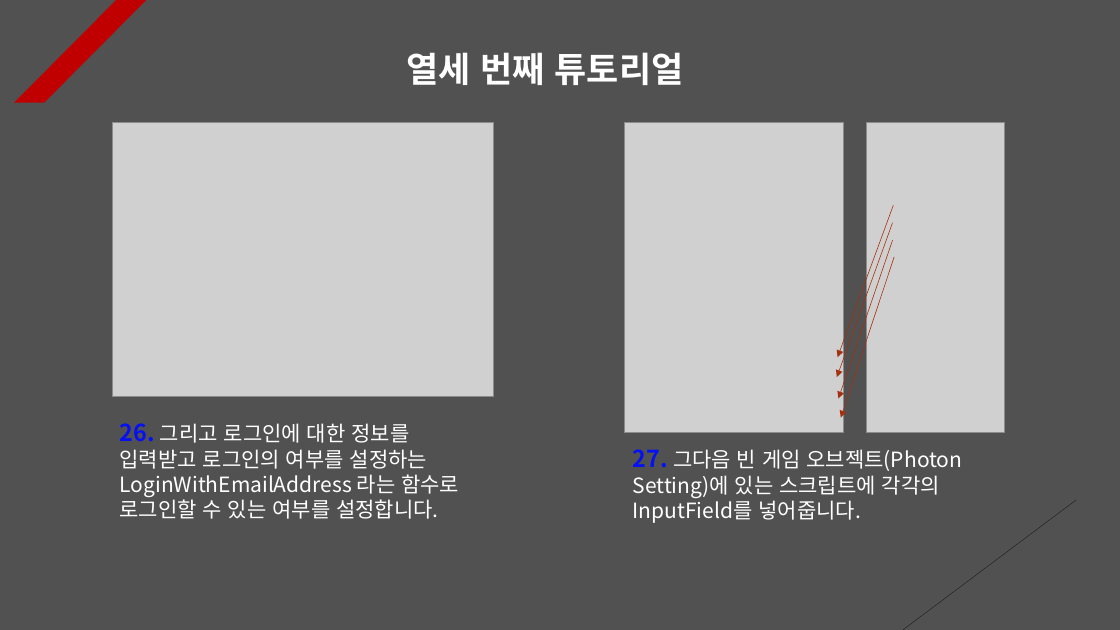
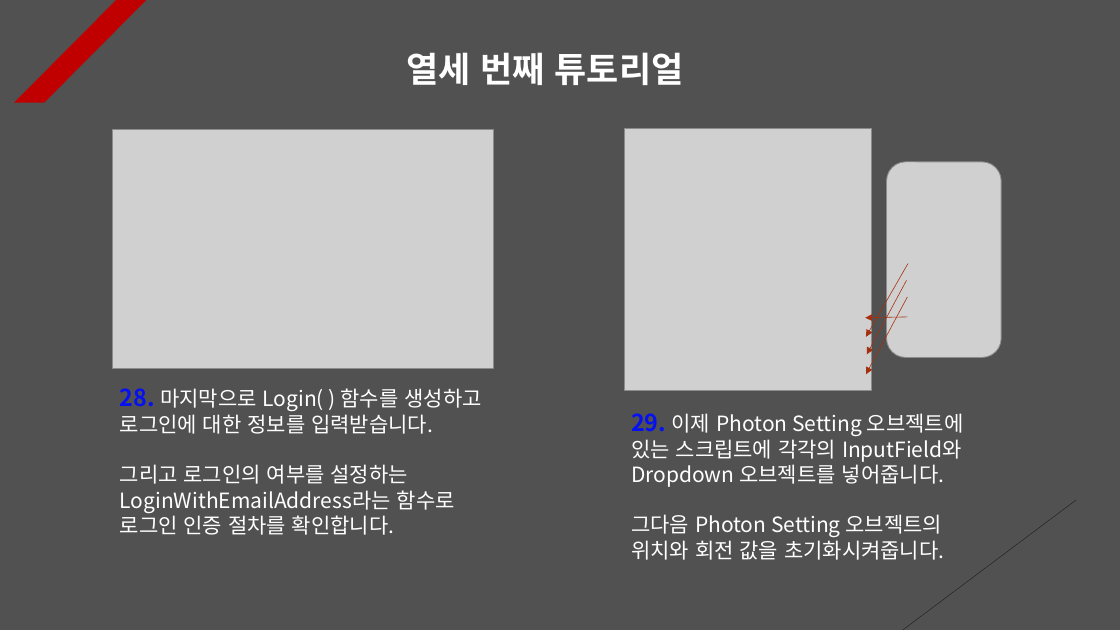
Before and after one commit to Unity2033/3D-UnityEngine, a slide deck: slide 13 of Assets/Class/Photon Server/PPT Data/Photon PlayFab.pptx. Drawn at 1120x630 pixels with LibreOffice and Linux fonts; fonts in the diff are those of the drawing; grey boxes stand for pictures. Boxes give left, top, right and bottom in pixels: in the first picture for what was removed or moved away, otherwise in the second. Text is boxed around its words. In the diff, an @@ line names an element or a change of style, - is before the commit and + after.

Commit message:
Photon Lobby Tutorial Renewal
- Render 3D objects in 2D UI space

- Implemented a function to access
  the lobby with a single button

- Add and delete resource data

```diff
--- a/Assets/Class/Photon Server/PPT Data/Photon PlayFab.pptx
+++ b/Assets/Class/Photon Server/PPT Data/Photon PlayFab.pptx
@@ picture: place and size @@
-picture at (112,123,493,397)
+picture at (113,129,494,369)
@@ picture: place and size @@
-picture at (624,123,844,433)
+picture at (624,129,871,391)
@@ picture: place and size @@
-picture at (866,123,1005,434)
+picture at (886,162,1001,358)
@@ arrow moved from (893, 223) - (837, 377) to (908, 264) - (866, 337) @@
@@ arrow moved from (895, 257) - (841, 418) to (907, 297) - (866, 375) @@
@@ arrow moved from (893, 240) - (839, 399) to (907, 281) - (867, 355) @@
@@ arrow moved from (894, 205) - (838, 357) to (907, 317) - (865, 318) @@
@@ text at (120,388,481,535): text changed @@
-26. 그리고 로그인에 대한 정보를 입력받고 로그인의 여부를 설정하는 LoginWithEmailAddress 라는 함수로 로그인할 수 있는 여부를 설정합니다.
+28. 마지막으로 Login( ) 함수를 생성하고 로그인에 대한 정보를 입력받습니다.
+그리고 로그인의 여부를 설정하는 LoginWithEmailAddress라는 함수로 로그인 인증 절차를 확인합니다.
@@ text at (631,413,964,560): text changed @@
-27. 그다음 빈 게임 오브젝트(Photon Setting)에 있는 스크립트에 각각의 InputField를 넣어줍니다.
+29. 이제 Photon Setting 오브젝트에 있는 스크립트에 각각의 InputField와 Dropdown 오브젝트를 넣어줍니다.
+그다음 Photon Setting 오브젝트의 위치와 회전 값을 초기화시켜줍니다.
```
Also in this commit, not shown: 6 other slides changed, 2 slides added, 1 slide removed, 26 other files.
